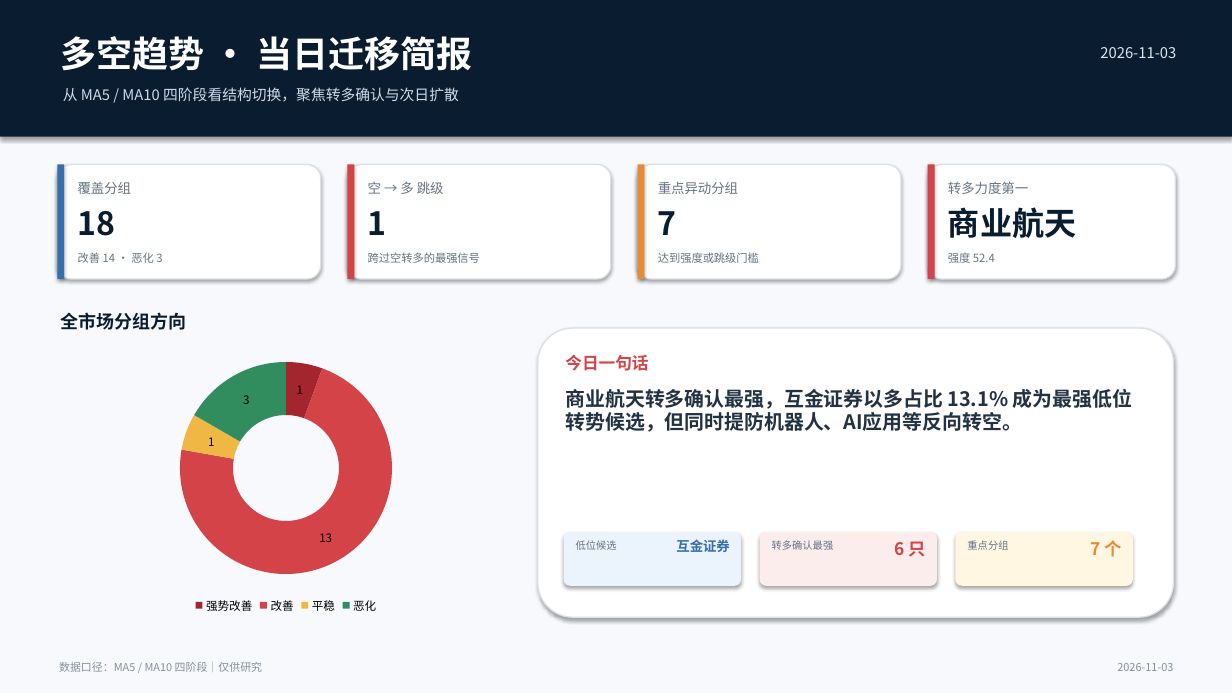
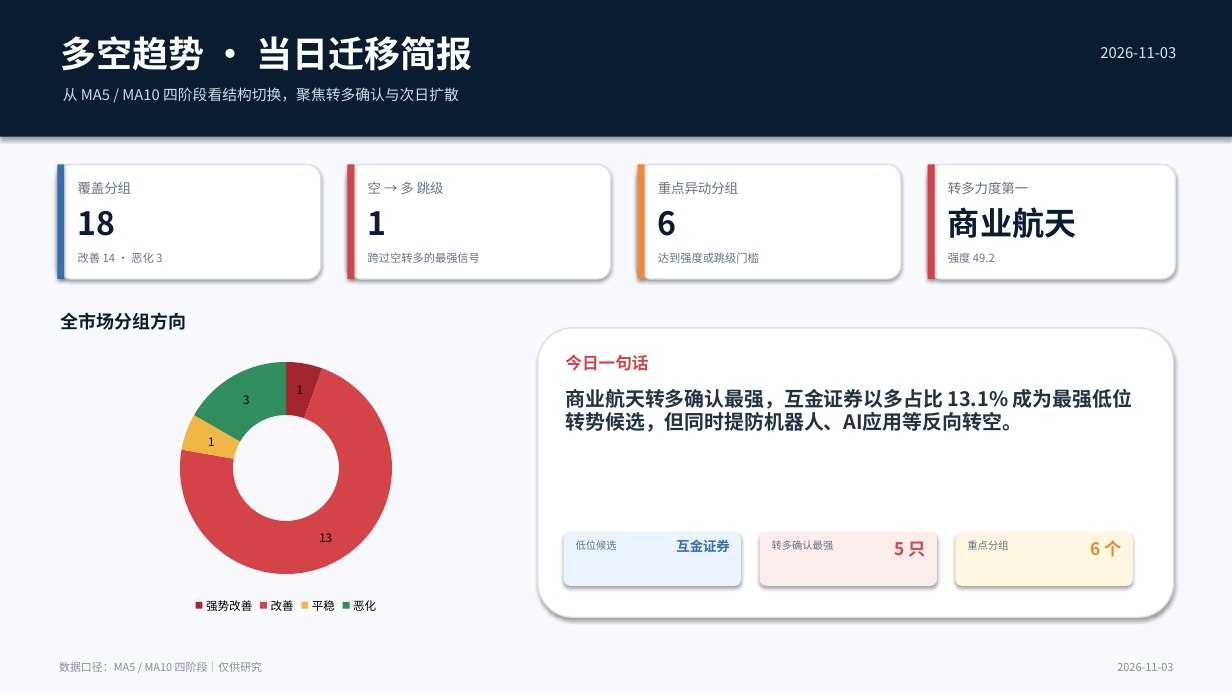
Before and after one commit to nancybhc/a-share-blast-lab, a slide deck: slide 1 of assets/多空阶段简报_2026-11-03.pptx. Drawn at 1232x693 pixels with LibreOffice and Linux fonts; fonts in the diff are those of the drawing. Boxes give left, top, right and bottom in pixels: in the first picture for what was removed or moved away, otherwise in the second. Text is boxed around its words. In the diff, an @@ line names an element or a change of style, - is before the commit and + after.

```diff
--- a/assets/多空阶段简报_2026-11-03.pptx
+++ b/assets/多空阶段简报_2026-11-03.pptx
@@ text at [658, 211, 677, 236]: text changed @@
-7
+6
@@ text at [948, 253, 995, 263]: text changed @@
-强度 52.4
+强度 49.2
@@ text at [895, 541, 926, 557]: text changed @@
-6 只
+5 只
@@ text at [1090, 540, 1122, 557]: text changed @@
-7 个
+6 个
```
Also in this commit, not shown: 3 other slides changed, 13 other files.
